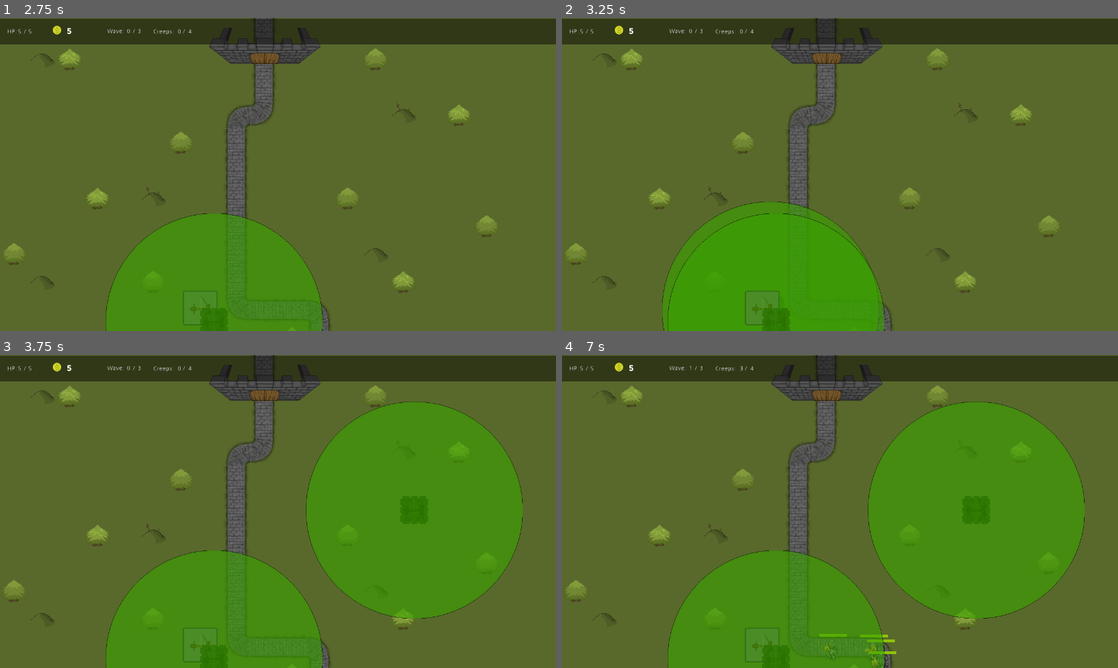
Above: before the commit, frames 1-4 (two rows, left to right).
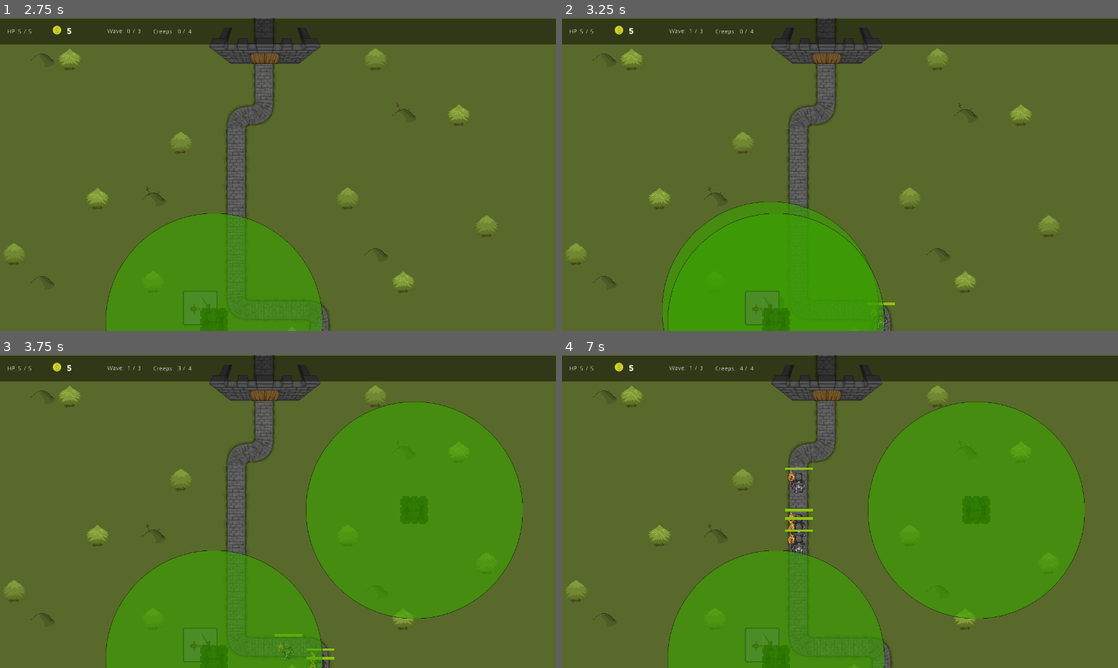
Above: after the commit, the same moments.

Repository: ld-51-game-jam/LD51-TD
Game: Godot game, scene res://src/start_menu/StartScene.tscn
Same seed, same stepped clock (60 frames per second), same inputs: the game is played once before the commit and once after it.
Inputs (mouse positions are in pixels of both pictures, inside the frame that each line leads up to):
- Up to frame 1 (2.75 s): click "Start" at 0.5 s; click (200, 309) at 1.25 s; click (200, 309) at 2 s
- Up to frame 2 (3.25 s): click (762, 309) at 2.75 s
- Up to frame 3 (3.75 s): tap Enter (ui_accept) at 3.5 s; move the mouse to (400, 495) at 3.52 s; click (400, 495) at 3.67 s
- Up to frame 4 (7 s): tap Enter (ui_accept) at 3.77, 6.77 s; drag from (728, 527) to (828, 383) at 4.27 s; move the mouse to (895, 442) at 5.02 s; click (895, 442) at 5.17 s; drag from (812, 574) to (773, 658) at 5.77 s; move the mouse to (1006, 558) at 6.52 s; click (1006, 558) at 6.67 s

Frame 1 is identical in both runs. In frame 2, less than 0.1% of the frame differs, in the area x 22-60%, y 3-100%; in frame 3, 0.2%; in frame 4, 0.7%, in the area x 32-61%, y 3-100%.
Error in both runs: Invalid set index 'rect_position' (on base: 'null instance') with value of type 'Vector2'. (res://src/levels/UI.gd:26)

Commit message:
Add stuff

Diff:
--- a/src/base/LevelHandler.gd
+++ b/src/base/LevelHandler.gd
@@ -24,7 +24,7 @@
 	for i in get_tree().get_nodes_in_group("build_buttons"):
 		i.connect("pressed", self, "initiate_build_mode", [i.get_name()])
 	if map_node != self:
-		yield(get_tree().create_timer(5.0),"timeout")
+		yield(get_tree().create_timer(2.0),"timeout")
 	start_next_wave()
 
 
--- a/src/castle/Castle.gd
+++ b/src/castle/Castle.gd
@@ -9,4 +9,5 @@
 	root.update_label(GameData.hp, "Health")
 	enemy.get_parent().queue_free()
 	if GameData.hp <= 0:
+		yield(get_tree().create_timer(2.0),"timeout")
 		get_tree().change_scene("res://src/game_over/GameOver.tscn")
--- a/src/castle/Castle.tscn
+++ b/src/castle/Castle.tscn
@@ -1,13 +1,15 @@
-[gd_scene load_steps=7 format=2]
+[gd_scene load_steps=9 format=2]
 
 [ext_resource path="res://src/castle/Castle.gd" type="Script" id=1]
 [ext_resource path="res://assets/walls/castle_wall3.png" type="Texture" id=2]
 [ext_resource path="res://assets/walls/castle_wall1.png" type="Texture" id=3]
 [ext_resource path="res://assets/walls/castle_wall2.png" type="Texture" id=4]
+[ext_resource path="res://assets/walls/castle_wall4.png" type="Texture" id=5]
+[ext_resource path="res://assets/walls/castle_wall5.png" type="Texture" id=6]
 
 [sub_resource type="SpriteFrames" id=1]
 animations = [ {
-"frames": [ ExtResource( 3 ), ExtResource( 4 ), ExtResource( 2 ) ],
+"frames": [ ExtResource( 3 ), ExtResource( 4 ), ExtResource( 2 ), ExtResource( 5 ), ExtResource( 6 ) ],
 "loop": true,
 "name": "default",
 "speed": 5.0
--- a/src/levels/LevelOne.tscn
+++ b/src/levels/LevelOne.tscn
@@ -1,4 +1,3 @@
-
 [gd_scene load_steps=25 format=2]
 
 [ext_resource path="res://assets/props/treeGreen_large.png" type="Texture" id=1]
@@ -14,12 +13,11 @@
 [ext_resource path="res://src/levels/UI.gd" type="Script" id=11]
 [ext_resource path="res://assets/base/empty.png" type="Texture" id=12]
 [ext_resource path="res://assets/ui/fonts/Montreal-Bold.ttf" type="DynamicFontData" id=13]
-[ext_resource path="res://assets/props/Hill2.png" type="Texture" id=14]
+[ext_resource path="res://src/castle/Castle.tscn" type="PackedScene" id=14]
 [ext_resource path="res://assets/props/Hill.png" type="Texture" id=15]
 [ext_resource path="res://assets/props/Tree2.png" type="Texture" id=16]
 [ext_resource path="res://assets/props/Tree1.png" type="Texture" id=17]
 [ext_resource path="res://assets/props/Hill1_with_graves.png" type="Texture" id=18]
-[ext_resource path="res://src/castle/Castle.tscn" type="PackedScene" id=14]
 
 [sub_resource type="TileSet" id=1]
 0/name = "terrainTiles_default.png 0"
@@ -102,7 +100,6 @@
 4/shapes = [  ]
 4/z_index = 0
 5/name = "Hill2.png 5"
-5/texture = ExtResource( 14 )
 5/tex_offset = Vector2( 0, 0 )
 5/modulate = Color( 1, 1, 1, 1 )
 5/region = Rect2( 0, 0, 64, 64 )
@@ -388,7 +385,6 @@
 14/shapes = [  ]
 14/z_index = 0
 15/name = "Hill2.png 15"
-15/texture = ExtResource( 14 )
 15/tex_offset = Vector2( 0, 0 )
 15/modulate = Color( 1, 1, 1, 1 )
 15/region = Rect2( 0, 0, 64, 64 )
@@ -485,6 +481,7 @@
 
 [node name="Castle" parent="GameMap" instance=ExtResource( 14 )]
 position = Vector2( 609, 87 )
+
 [node name="UI" type="CanvasLayer" parent="."]
 script = ExtResource( 11 )
 
--- a/src/start_menu/StartScene.tscn
+++ b/src/start_menu/StartScene.tscn
@@ -455,6 +455,9 @@
 format = 1
 tile_data = PoolIntArray( 14, 18, 0, 16, 14, 0, 65537, 19, 0, 65538, 19, 0, 65539, 13, 0, 65543, 16, 0, 65544, 19, 0, 6 …(921 unchanged characters)…
 
+[node name="Path" type="Path2D" parent="."]
+curve = SubResource( 5 )
+
 [node name="Menu" type="Control" parent="."]
 margin_left = -546.0
 margin_top = 143.0
@@ -493,8 +496,5 @@
 margin_bottom = 62.0
 text = "Quit"
 
-[node name="Path" type="Path2D" parent="."]
-curve = SubResource( 5 )
-
 [connection signal="pressed" from="Menu/VBoxContainer/StartButton" to="Menu" method="_on_StartButton_pressed"]
 [connection signal="pressed" from="Menu/VBoxContainer/QuitButton" to="." method="_on_QuitButton_pressed"]
